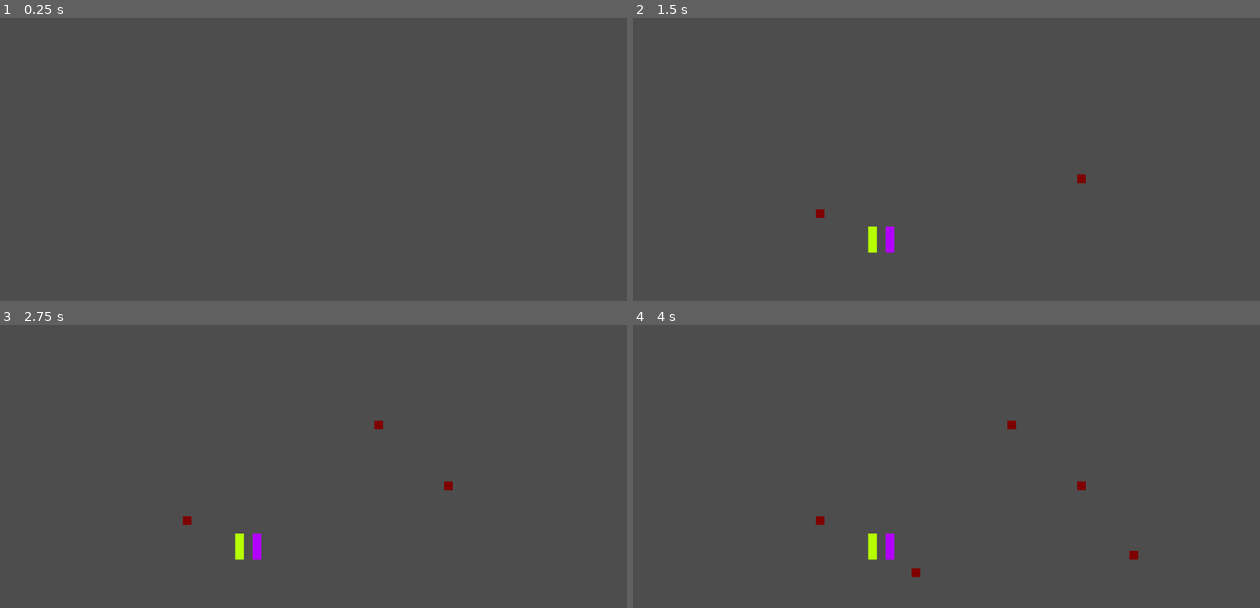
Above: before the commit, frames 1-4 (two rows, left to right).
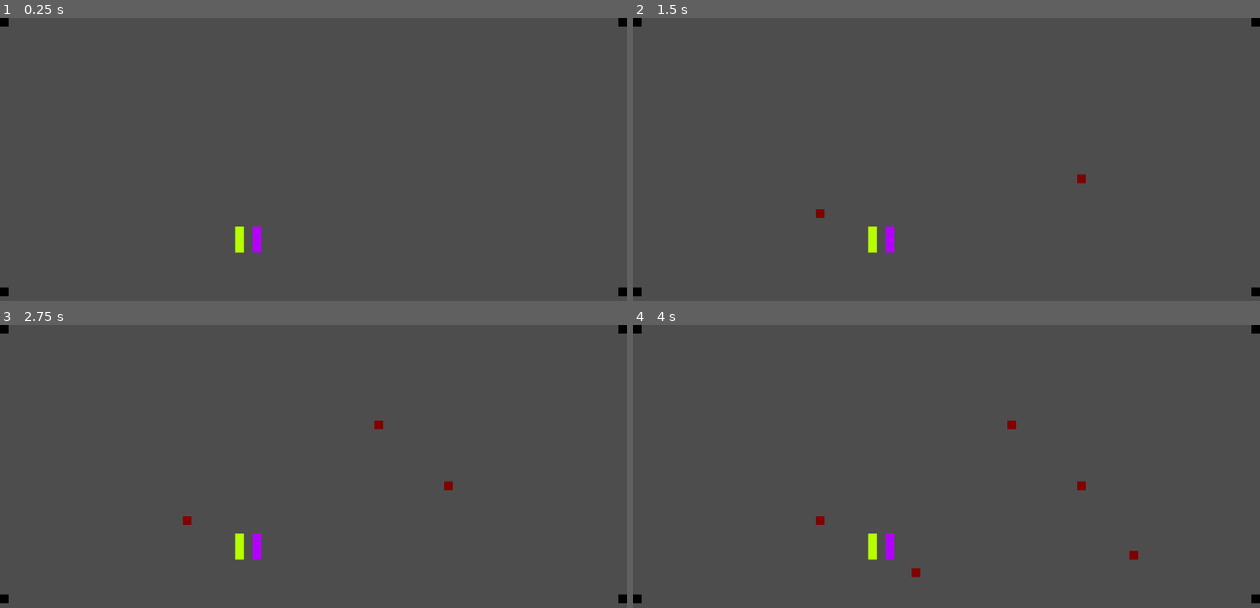
Above: after the commit, the same moments.

Repository: FontysRyan/Pr3Lj1St1Fontys
Game: Godot game, scene res://node_2d.tscn
Two runs of this game, one before a commit and one after it. Both use one fixed random seed, a clock stepped at 60 frames per second and the inputs below.
Inputs (mouse positions are in pixels of both pictures, inside the frame that each line leads up to):
- Up to frame 1 (0.25 s): no input
- Up to frame 2 (1.5 s): tap Enter at 0.5 s; move the mouse to (1084, 176) at 0.52 s; click (1084, 176) at 0.6 s; tap Space at 1.25 s; move the mouse to (821, 210) at 1.27 s; click (821, 210) at 1.35 s
- Up to frame 3 (2.75 s): tap Enter at 2 s; move the mouse to (376, 424) at 2.02 s; click (376, 424) at 2.1 s
- Up to frame 4 (4 s): tap Space at 2.75 s; move the mouse to (915, 571) at 2.77 s; click (915, 571) at 2.85 s; tap Enter at 3.5 s; move the mouse to (1134, 554) at 3.52 s; click (1134, 554) at 3.6 s

The runs differ from the first frame. In frame 1, 0.4% of the frame differs, in the area x 0-100%, y 0-99%; in frame 2, 0.2%; in frame 3, 0.2%; in frame 4, 0.2%.

Commit message:
Update node_2d.gd

Diff:
--- a/node_2d.gd
+++ b/node_2d.gd
@@ -3,7 +3,16 @@
 
 
 func _ready():
-	pass
+	tile_map_layer.set_cell(Vector2i(0,31), 0, Vector2i(2, 1), 0)
+	tile_map_layer.set_cell(Vector2i(71,0), 0, Vector2i(2, 1), 0)
+	tile_map_layer.set_cell(Vector2i(71,31), 0, Vector2i(2, 1), 0)
+	tile_map_layer.set_cell(Vector2i(0,0), 0, Vector2i(2, 1), 0)
+	tile_map_layer.set_cell(Vector2i(27,24), 0, Vector2i(1, 0), 0)
+	tile_map_layer.set_cell(Vector2i(27,25), 0, Vector2i(1, 0), 0)
+	tile_map_layer.set_cell(Vector2i(27,26), 0, Vector2i(1, 0), 0)
+	tile_map_layer.set_cell(Vector2i(29,24), 0, Vector2i(1, 1), 0)
+	tile_map_layer.set_cell(Vector2i(29,25), 0, Vector2i(1, 1), 0)
+	tile_map_layer.set_cell(Vector2i(29,26), 0, Vector2i(1, 1), 0)
 
 func _process(_delta):
 		pass
@@ -14,10 +23,3 @@
 		var grid_pos = tile_map_layer.local_to_map(get_local_mouse_position())
 		print(grid_pos)
 		tile_map_layer.set_cell(grid_pos, 0, Vector2i(0, 0), 0)
-
-	tile_map_layer.set_cell(Vector2i(27,24), 0, Vector2i(1, 0), 0)
-	tile_map_layer.set_cell(Vector2i(27,25), 0, Vector2i(1, 0), 0)
-	tile_map_layer.set_cell(Vector2i(27,26), 0, Vector2i(1, 0), 0)
-	tile_map_layer.set_cell(Vector2i(29,24), 0, Vector2i(1, 1), 0)
-	tile_map_layer.set_cell(Vector2i(29,25), 0, Vector2i(1, 1), 0)
-	tile_map_layer.set_cell(Vector2i(29,26), 0, Vector2i(1, 1), 0)
